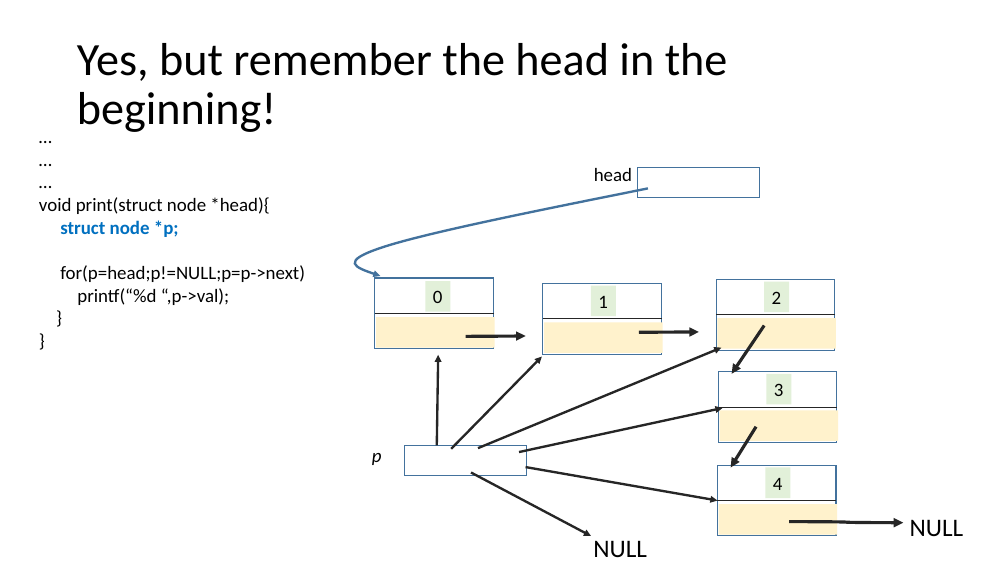
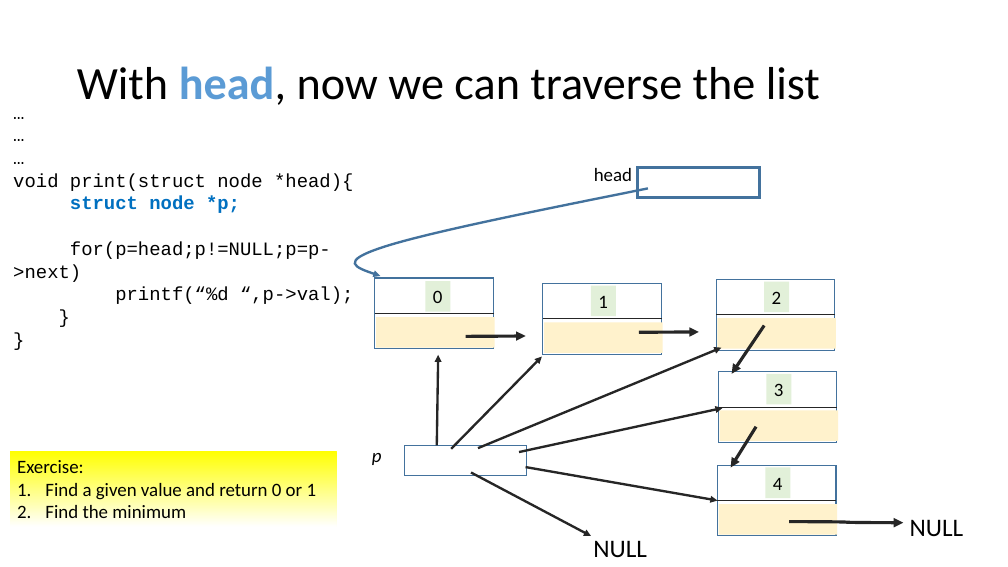
Before and after one commit to rbadrinath/FCP, a slide deck: slide 7 of slides/14-LinkedLists.pptx. Drawn at 1008x567 pixels with LibreOffice and Linux fonts; fonts in the diff are those of the drawing. Boxes give left, top, right and bottom in pixels: in the first picture for what was removed or moved away, otherwise in the second. Text is boxed around its words. In the diff, an @@ line names an element or a change of style, - is before the commit and + after.

```diff
--- a/slides/14-LinkedLists.pptx
+++ b/slides/14-LinkedLists.pptx
@@ title at [77,66,820,105]: text changed @@
-Yes, but remember the head in the beginning!
+With head, now we can traverse the list
@@ text "…": place and size @@
-text "…" at [39,197,305,305]
+text "…" at [13,174,353,304]
@@ text "…" at [13,174,353,304]: font Calibri to Courier New @@
@@ rectangle added at [10,451,337,527], fill gradient #FFFF00 to #FFFFFF, 18 pt, text #000000 @@
+Exercise:
+1. Find a given value and return 0 or 1
+2. Find the minimum
```
Also in this commit, not shown: 5 other slides changed, 1 other file.
